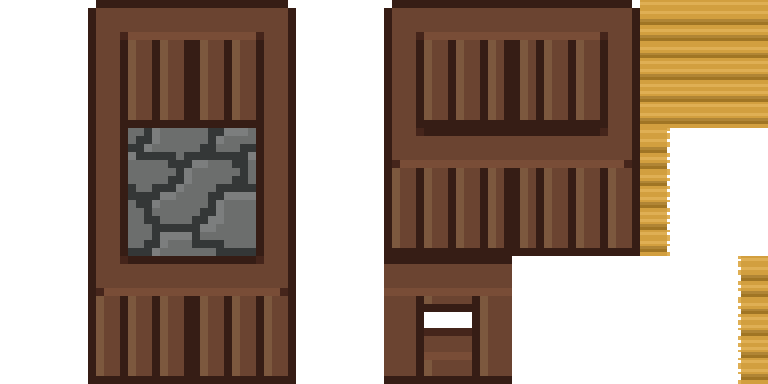
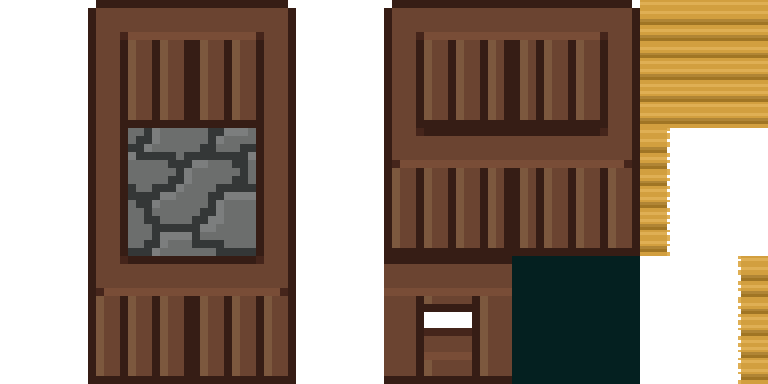
Revision of a layered w=768, h=384 image; what changed, layer by layer:
painted on "Wooden_House_Walls_Tilset.png" over [512,256,640,384]
